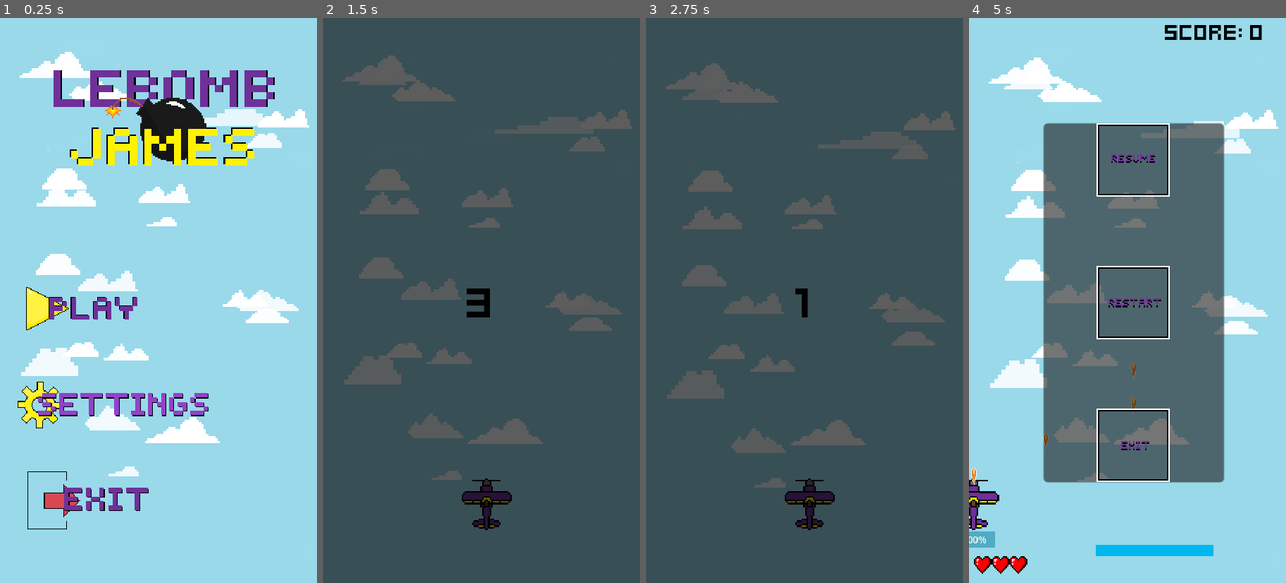
Above: before the commit, frames 1-4 (left to right).
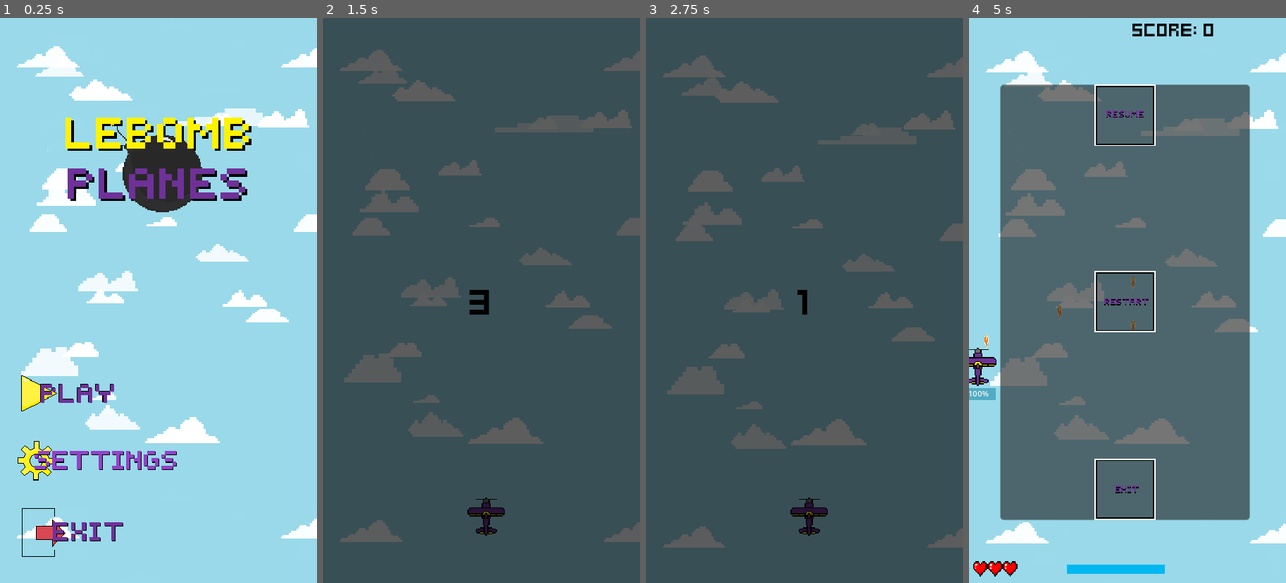
Above: after the commit, the same moments.

Repository: edmundyu2008/LeBombJames
Game: Godot game, scene res://UI/main_menu.tscn
Same seed, same stepped clock (60 frames per second), same inputs: the game is played once before the commit and once after it.
Inputs (mouse positions are in pixels of both pictures, inside the frame that each line leads up to; where the layout moved, square brackets give the same spot in the first picture):
- Up to frame 1 (0.25 s): no input
- Up to frame 2 (1.5 s): click (399, 396) [411, 311] at 0.5 s; tap Enter (ui_accept) at 1.25, 1.35 s; hold D (ui_right) from 1.28 s (still down)
- Up to frame 3 (2.75 s): tap Enter (ui_accept) at 1.52, 1.82, 2.1, 2.27, 2.57 s; release D (ui_right) at 2.03 s; hold S (ui_down, bound only after the commit) from 2.03 s (still down)
- Up to frame 4 (5 s): release S (ui_down, bound only after the commit) at 2.78 s; hold D (ui_right) 2.78-3.53 s; tap Enter (ui_accept) at 2.85, 3.6, 3.77, 4.07, 4.35, 4.52, 4.82 s; hold W (ui_up, bound only after the commit) 3.53-4.28 s; hold A (ui_left) from 4.28 s (still down); tap Escape (escape) at 4.9 s

The runs differ from the first frame. In frame 1, 17% of the frame differs, in the area x 5-100%, y 5-96%; in frame 2, 5.8%; in frame 3, 6.9%; in frame 4, 34%, in the area x 0-100%, y 1-99%.

Commit message:
aSsASasaSs

Diff:
--- a/EnergyCrystal.gd
+++ b/EnergyCrystal.gd
@@ -1,5 +1,16 @@
 extends Node2D
 
 @onready var visible_on_screen_notifier_2d: VisibleOnScreenNotifier2D = $VisibleOnScreenNotifier2D
-@onready var hurtbox_component = $HurtboxComponent
 @onready var stats_component = $StatsComponent
+
+
+
+func _ready() -> void:
+	visible_on_screen_notifier_2d.screen_exited.connect(queue_free)
+
+
+func _on_area_2d_area_entered(area):
+	if area.get_parent() is Player:
+		area.get_parent().energy += 1
+		area.get_parent().energy_bar.value = area.get_parent().energy
+		queue_free()
--- a/UI/Countdown.gd
+++ b/UI/Countdown.gd
@@ -9,6 +9,6 @@
 	await animation_player.animation_finished
 
 
-func _on_animation_player_animation_finished(anim_name):
+func _on_animation_player_animation_finished(_anim_name):
 
 	get_tree().change_scene_to_file("res://main.tscn")
--- a/UI/countdown.tscn
+++ b/UI/countdown.tscn
@@ -76,8 +76,8 @@
 script = ExtResource("1_uln5o")
 
 [node name="Sprite2D" type="Sprite2D" parent="."]
-position = Vector2(280, 829)
-scale = Vector2(1.332, 1.375)
+position = Vector2(335, 1019)
+scale = Vector2(1.2, 1.211)
 texture = ExtResource("3_5rcr4")
 
 [node name="AnimationPlayer" type="AnimationPlayer" parent="."]
@@ -101,8 +101,8 @@
 
 [node name="CenterContainer" type="CenterContainer" parent="CanvasLayer/Timer"]
 layout_mode = 0
-offset_right = 540.0
-offset_bottom = 960.0
+offset_right = 648.0
+offset_bottom = 1152.0
 
 [node name="TimerLabel" type="Label" parent="CanvasLayer/Timer/CenterContainer"]
 unique_name_in_owner = true
--- a/UI/main_menu.tscn
+++ b/UI/main_menu.tscn
@@ -5,7 +5,7 @@
 [ext_resource type="Texture2D" uid="uid://pa77bpkaarkn" path="res://UI/playbutton.png" id="3_8roxj"]
 [ext_resource type="Texture2D" uid="uid://ddgtu5kyq16oa" path="res://UI/settingsbutton.png" id="4_apg8w"]
 [ext_resource type="Texture2D" uid="uid://cm26q4q5ogdd7" path="res://UI/exitbutton.png" id="5_q6nuy"]
-[ext_resource type="Texture2D" uid="uid://bng3nmp8o1edw" path="res://UI/title.png" id="6_12fnd"]
+[ext_resource type="Texture2D" uid="uid://b7h5bf3e2bley" path="res://UI/titlenew.png" id="6_aqoow"]
 
 [node name="MainMenu" type="Control"]
 layout_mode = 3
@@ -22,10 +22,10 @@
 
 [node name="PlayButton" type="TextureButton" parent="."]
 layout_mode = 0
-offset_left = 41.0
-offset_top = 430.0
-offset_right = 191.0
-offset_bottom = 520.0
+offset_left = 40.0
+offset_top = 702.0
+offset_right = 190.0
+offset_bottom = 792.0
 scale = Vector2(1.5, 1.5)
 texture_normal = ExtResource("3_8roxj")
 
@@ -34,30 +34,30 @@
 anchors_preset = -1
 anchor_right = 0.056
 anchor_bottom = 0.103
-offset_left = 27.0
-offset_top = 591.0
-offset_right = 216.648
-offset_bottom = 582.017
+offset_left = 33.0
+offset_top = 836.0
+offset_right = 222.648
+offset_bottom = 827.017
 scale = Vector2(1.5, 1.5)
 texture_normal = ExtResource("4_apg8w")
 
 [node name="ExitButton" type="TextureButton" parent="."]
 layout_mode = 0
-offset_left = 33.0
-offset_top = 752.0
-offset_right = 253.0
-offset_bottom = 842.0
+offset_left = 31.0
+offset_top = 982.0
+offset_right = 251.0
+offset_bottom = 1072.0
 scale = Vector2(1.5, 1.5)
 texture_normal = ExtResource("5_q6nuy")
 
 [node name="Title" type="TextureRect" parent="."]
 layout_mode = 0
-offset_left = 86.0
-offset_top = 86.0
-offset_right = 240.0
-offset_bottom = 166.0
+offset_left = -8.99998
+offset_top = 126.0
+offset_right = 247.0
+offset_bottom = 270.0
 scale = Vector2(2.5, 2.5)
-texture = ExtResource("6_12fnd")
+texture = ExtResource("6_aqoow")
 
 [connection signal="pressed" from="PlayButton" to="." method="_on_texture_button_pressed"]
 [connection signal="pressed" from="Settings Button" to="." method="_on_settings_button_pressed"]
--- a/UI/pause_menu.tscn
+++ b/UI/pause_menu.tscn
@@ -19,10 +19,10 @@
 
 [node name="PanelContainer" type="PanelContainer" parent="."]
 layout_mode = 0
-offset_left = 127.0
-offset_top = 179.0
-offset_right = 250.0
-offset_bottom = 423.0
+offset_left = 64.0
+offset_top = 136.0
+offset_right = 268.0
+offset_bottom = 491.0
 scale = Vector2(2.5, 2.5)
 
 [node name="VBoxContainer" type="VBoxContainer" parent="PanelContainer"]
--- a/UI/sky_background.tscn
+++ b/UI/sky_background.tscn
@@ -10,28 +10,28 @@
 
 [node name="Background" type="ParallaxLayer" parent="."]
 unique_name_in_owner = true
-motion_mirroring = Vector2(2.08165e-12, 960)
+motion_mirroring = Vector2(2.08165e-12, 1152)
 
 [node name="Sky" type="TextureRect" parent="Background"]
-offset_right = 540.0
-offset_bottom = 960.0
+offset_right = 648.0
+offset_bottom = 1152.0
 texture = ExtResource("1_lwp4q")
 
 [node name="FarClouds" type="ParallaxLayer" parent="."]
 unique_name_in_owner = true
-motion_mirroring = Vector2(2.08165e-12, 960)
+motion_mirroring = Vector2(2.08165e-12, 1152)
 
 [node name="FarCloud" type="TextureRect" parent="FarClouds"]
-offset_right = 40.0
-offset_bottom = 40.0
+offset_right = 648.0
+offset_bottom = 1152.0
 texture = ExtResource("2_eeg6y")
 stretch_mode = 1
 
 [node name="CloseClouds" type="ParallaxLayer" parent="."]
 unique_name_in_owner = true
-motion_mirroring = Vector2(2.08165e-12, 960)
+motion_mirroring = Vector2(2.08165e-12, 1152)
 
 [node name="CloseCloud" type="TextureRect" parent="CloseClouds"]
-offset_right = 40.0
-offset_bottom = 40.0
+offset_right = 648.0
+offset_bottom = 1152.0
 texture = ExtResource("3_laon0")
--- a/components/border_bounce_component.gd
+++ b/components/border_bounce_component.gd
@@ -8,7 +8,7 @@
 var left_border = 0
 var right_border = ProjectSettings.get_setting("display/window/size/viewport_width")
 
-func _process(delta: float) -> void:
+func _process(_delta: float) -> void:
 	if actor.global_position.x < left_border + margin:
 		actor.global_position.x = left_border + margin
 		move_component.velocity = move_component.velocity.bounce(Vector2.RIGHT)
--- a/components/destroyed_component.gd
+++ b/components/destroyed_component.gd
@@ -7,4 +7,5 @@
 	stats_component.no_health.connect(destroy)
 
 func destroy() -> void:
+	actor.drop_crystal()
 	actor.queue_free()
--- a/components/move_input_component.gd
+++ b/components/move_input_component.gd
@@ -5,6 +5,6 @@
 @export var move_stats: MoveStats
 @export var move_component: MoveComponent
 
-func _input(event: InputEvent) -> void:
-	var input_axis = Input.get_axis("ui_left", "ui_right")
-	move_component.velocity = Vector2(input_axis * move_stats.speed, 0)
+func _input(_event: InputEvent) -> void:
+	var input_direction = Vector2(Input.get_axis("ui_left", "ui_right"), Input.get_axis("ui_up", "ui_down"))
+	move_component.velocity = input_direction * move_stats.speed
--- a/components/player_destroyed_component.gd
+++ b/components/player_destroyed_component.gd
@@ -7,6 +7,5 @@
 func _ready() -> void:
 	player_health_component.no_player_health.connect(destroy)
 	player_energy_component.no_player_energy.connect(destroy)
-
 func destroy() -> void:
 	actor.queue_free()
--- a/components/position_clamp_component.gd
+++ b/components/position_clamp_component.gd
@@ -8,6 +8,9 @@
 
 var left_border = 0
 var right_border = ProjectSettings.get_setting("display/window/size/viewport_width")
+var top_border = 0
+var bottom_border = ProjectSettings.get_setting("display/window/size/viewport_height")
 
-func _process(delta: float) -> void:
+func _process(_delta: float) -> void:
 	actor.global_position.x = clamp(actor.global_position.x, left_border+margin, right_border-margin)
+	actor.global_position.y = clamp(actor.global_position.y, top_border+margin, bottom_border-margin)
--- a/main.tscn
+++ b/main.tscn
@@ -31,10 +31,10 @@
 anchors_preset = 2
 anchor_top = 1.0
 anchor_bottom = 1.0
-offset_left = 8.00005
-offset_top = 914.0
+offset_left = 8.0
+offset_top = 1108.0
 offset_right = 262.0
-offset_bottom = 1168.0
+offset_bottom = 1362.0
 grow_vertical = 0
 scale = Vector2(0.12, 0.12)
 texture = ExtResource("9_6brik")
@@ -45,18 +45,17 @@
 anchors_preset = 2
 anchor_top = 1.0
 anchor_bottom = 1.0
-offset_left = 216.0
-offset_top = 895.0
-offset_right = 236.0
-offset_bottom = 915.0
+offset_left = 200.0
+offset_top = 1114.0
+offset_right = 220.0
+offset_bottom = 1134.0
 grow_vertical = 0
 texture = ExtResource("6_t1jd2")
 expand_mode = 1
 stretch_mode = 1
 
 [node name="Plane" parent="." instance=ExtResource("2_31cqr")]
-z_index = 0
-position = Vector2(280, 829)
+position = Vector2(335, 1019)
 
 [node name="OppGenerator" parent="." instance=ExtResource("3_jg6w0")]
 
--- a/opps/enemydallas.gd
+++ b/opps/enemydallas.gd
@@ -15,7 +15,6 @@
 
 
 func _ready() -> void:
-	crystal_spawner_timer.timeout.connect(drop_crystal)
 	stats_component.no_health.connect(func():
 		score_component.adjust_score()
 	)
--- a/opps/energy_crystal.tscn
+++ b/opps/energy_crystal.tscn
@@ -1,13 +1,12 @@
-[gd_scene load_steps=7 format=3 uid="uid://b2b1jlkrxyfrt"]
+[gd_scene load_steps=6 format=3 uid="uid://b2b1jlkrxyfrt"]
 
 [ext_resource type="Script" path="res://EnergyCrystal.gd" id="1_cw5uu"]
 [ext_resource type="Script" path="res://components/move_component.gd" id="2_e1vad"]
 [ext_resource type="Texture2D" uid="uid://chbdtjxj6cxg7" path="res://energy_bar.png" id="3_bvwku"]
-[ext_resource type="Script" path="res://components/hurtbox_component.gd" id="4_lej27"]
 [ext_resource type="Script" path="res://components/stats_component.gd" id="5_qes75"]
 
-[sub_resource type="RectangleShape2D" id="RectangleShape2D_f1dwp"]
-size = Vector2(18, 16)
+[sub_resource type="RectangleShape2D" id="RectangleShape2D_45x34"]
+size = Vector2(18, 17)
 
 [node name="EnergyCrystal" type="Node2D"]
 script = ExtResource("1_cw5uu")
@@ -24,14 +23,15 @@
 texture = ExtResource("3_bvwku")
 
 [node name="VisibleOnScreenNotifier2D" type="VisibleOnScreenNotifier2D" parent="."]
-position = Vector2(1.19209e-07, 0)
+position = Vector2(6.77626e-21, 0)
 scale = Vector2(0.85, 0.8)
-
-[node name="HurtboxComponent" type="Area2D" parent="."]
-script = ExtResource("4_lej27")
-
-[node name="CollisionShape2D" type="CollisionShape2D" parent="HurtboxComponent"]
-shape = SubResource("RectangleShape2D_f1dwp")
 
 [node name="StatsComponent" type="Node" parent="."]
 script = ExtResource("5_qes75")
+
+[node name="Area2D" type="Area2D" parent="."]
+
+[node name="CollisionShape2D" type="CollisionShape2D" parent="Area2D"]
+shape = SubResource("RectangleShape2D_45x34")
+
+[connection signal="area_entered" from="Area2D" to="." method="_on_area_2d_area_entered"]
--- a/opps/energy_crystal_1.gd
+++ b/opps/energy_crystal_1.gd
@@ -9,16 +9,7 @@
 
 
 
-
-
-
-
-
-
-
-func _on_body_entered(_body):
-	self.queue_free()
-
-
-func _on_body_exited(body):
-	self.queue_free()
+func _on_area_2d_area_entered(area):
+	if area.get_parent() is Player:
+		area.get_parent().gain_energy(1)
+		queue_free()
--- a/opps/energy_crystal_1.tscn
+++ b/opps/energy_crystal_1.tscn
@@ -29,6 +29,3 @@
 script = ExtResource("3_g2dy5")
 actor = NodePath("..")
 velocity = Vector2(2.08165e-12, 200)
-
-[connection signal="body_entered" from="." to="." method="_on_body_entered"]
-[connection signal="body_exited" from="." to="." method="_on_body_exited"]
--- a/opps/opps_dallas.gd
+++ b/opps/opps_dallas.gd
@@ -14,7 +14,6 @@
 
 
 func _ready() -> void:
-	crystal_spawner_timer.timeout.connect(drop_crystal)
 	stats_component.no_health.connect(func():
 		score_component.adjust_score()
 	)
--- a/opps/opps_dallas.tscn
+++ b/opps/opps_dallas.tscn
@@ -10,7 +10,7 @@
 [ext_resource type="Resource" uid="uid://crfoy43it46ev" path="res://game_stats.tres" id="8_32ne8"]
 [ext_resource type="Script" path="res://components/destroyed_component.gd" id="9_vlnly"]
 [ext_resource type="Script" path="res://components/spawner_component.gd" id="10_n5lvg"]
-[ext_resource type="PackedScene" uid="uid://dpxouhopf8mgq" path="res://opps/energy_crystal_1.tscn" id="11_20yor"]
+[ext_resource type="PackedScene" uid="uid://b2b1jlkrxyfrt" path="res://opps/energy_crystal.tscn" id="11_1cujp"]
 
 [node name="OppsDallas" type="Node2D"]
 script = ExtResource("1_6l156")
@@ -57,4 +57,4 @@
 
 [node name="CrystalSpawner" type="Node2D" parent="."]
 script = ExtResource("10_n5lvg")
-scene = ExtResource("11_20yor")
+scene = ExtResource("11_1cujp")
--- a/player_plane/plane.gd
+++ b/player_plane/plane.gd
@@ -1,4 +1,5 @@
 extends Node2D
+class_name Player
 
 @onready var muzzle: Marker2D = $Muzzle
 @onready var spawner_component: SpawnerComponent = $SpawnerComponent as SpawnerComponent
@@ -14,10 +15,12 @@
 @onready var energy_bar = $EnergyBar
 
 
-@export var energy = 10
+@export var energy = 0
+var max_energy = 10
+
 
 func _ready():
-
+	energy = max_energy
 	energy_bar.value = energy
 
 	fire_rate_timer.timeout.connect(fire_lasers)
@@ -28,9 +31,16 @@
 		pass
 )
 	energy_timer.timeout.connect(func():
-		energy -= 1
+		lose_energy(1)
 		energy_bar.value = energy
 )
 
+
 func fire_lasers() -> void:
 	spawner_component.spawn(muzzle.global_position)
+
+func lose_energy(energy_amount : int):
+	energy -= energy_amount
+	energy_bar.value = energy
+	if energy <= 0:
+		player_destroyed_component.destroy()
--- a/player_plane/plane.tscn
+++ b/player_plane/plane.tscn
@@ -60,8 +60,8 @@
 game_stats = ExtResource("14_imwu1")
 
 [node name="AnimatedSprite2D" type="AnimatedSprite2D" parent="."]
-position = Vector2(1, 4.76837e-07)
-scale = Vector2(1.3625, 1.375)
+position = Vector2(1, 3)
+scale = Vector2(1.2, 1.211)
 sprite_frames = SubResource("SpriteFrames_87lq6")
 
 [node name="MoveComponent" type="Node" parent="." node_paths=PackedStringArray("actor")]
@@ -86,7 +86,7 @@
 position = Vector2(0, -48)
 
 [node name="EnergyTimer" type="Timer" parent="."]
-wait_time = 1.5
+wait_time = 2.0
 autostart = true
 
 [node name="FireRateTimer" type="Timer" parent="."]
@@ -98,9 +98,9 @@
 script = ExtResource("10_l1c4b")
 
 [node name="CollisionPolygon2D" type="CollisionPolygon2D" parent="HurtboxComponent"]
-position = Vector2(-0.0361948, -2.48132)
-scale = Vector2(0.927632, 0.962644)
-polygon = PackedVector2Array(-42, -24, -12, -24, -12, -34, -9, -34, -9, -43, 8, -43, 8, -34, 11, -34, 11, -25, 42, -25, 47, -19, 47, -7, 41, -2, 12, -2, 12, 5, 9, 5, 9, 20, 5, 20, 5, 26, 15, 26, 15, 29, 23, 29, 23, 32, 26, 32, 26, 38, 23, 38, 23, 41, 15, 41, 15, 44, -16, 44, -16, 41, -24, 41, -24, 38, -27, 38, -27, 32, -24, 32, -24, 29, -15, 29, -15, 26, -6, 26, -6, 20, -10, 20, -10, 5, -13, 5, -13, -1, -42, -1, -48, -7, -48, -19)
+position = Vector2(0, 1)
+scale = Vector2(0.7, 0.726)
+polygon = PackedVector2Array(-42, -24, -12, -24, -12, -34, -8.57143, -34.4353, -8.57143, -45.4545, 8.57143, -45.4545, 8.57143, -34.4353, 11, -34, 11, -25, 42, -25, 52.8571, -17.9063, 52.8571, -8.26446, 41, -2, 12, -2, 12, 5, 9, 5, 9, 20, 5.71429, 20.6612, 5.71429, 26.1708, 5.71429, 31.6804, 14.2857, 31.6804, 14.2857, 35.8127, 24.2857, 35.8127, 24.2857, 38.5675, 24.2857, 45.4545, 15.7143, 45.4545, 15.7143, 49.5868, -15.7143, 49.5868, -17.1429, 45.4545, -25.7143, 45.4545, -25.7143, 38.5675, -25.7143, 35.8127, -14.2857, 35.8127, -14.2857, 31.6804, -5.71429, 31.6804, -5.71429, 26.1708, -5.71429, 20.6612, -10, 20, -10, 5, -13, 5, -13, -1, -42, -1, -51.4286, -6.88705, -51.4286, -17.9063)
 
 [node name="PlayerHurtComponent" type="Node" parent="." node_paths=PackedStringArray("player_health_component", "hurtbox_component")]
 script = ExtResource("12_ledul")
@@ -111,8 +111,7 @@
 offset_left = -36.0
 offset_top = 44.0
 offset_right = 37.0
-offset_bottom = 71.0
+offset_bottom = 51.0
 theme_override_styles/background = SubResource("StyleBoxFlat_cgnu0")
 theme_override_styles/fill = SubResource("StyleBoxFlat_ux4b1")
 max_value = 10.0
-value = 5.0
--- a/project.godot
+++ b/project.godot
@@ -21,8 +21,10 @@
 
 [display]
 
-window/size/viewport_width=540
-window/size/viewport_height=960
+window/size/viewport_width=648
+window/size/viewport_height=1152
+window/size/mode=3
+window/size/resizable=false
 window/size/borderless=true
 window/size/window_width_override=540
 window/size/window_height_override=960
@@ -51,6 +53,20 @@
 , Object(InputEventJoypadMotion,"resource_local_to_scene":false,"resource_name":"","device":0,"axis":0,"axis_value":1.0,"script":null)
 ]
 }
+ui_up={
+"deadzone": 0.5,
+"events": [Object(InputEventKey,"resource_local_to_scene":false,"resource_name":"","device":-1,"window_id":0,"alt_pressed":false,"shift_pressed":false,"ctrl_pressed":false,"meta_pressed":false,"pressed":false,"keycode":87,"physical_keycode":0,"key_label":0,"unicode":119,"echo":false,"script":null)
+, Object(InputEventJoypadButton,"resource_local_to_scene":false,"resource_name":"","device":0,"button_index":11,"pressure":0.0,"pressed":false,"script":null)
+, Object(InputEventJoypadMotion,"resource_local_to_scene":false,"resource_name":"","device":0,"axis":1,"axis_value":-1.0,"script":null)
+]
+}
+ui_down={
+"deadzone": 0.5,
+"events": [Object(InputEventKey,"resource_local_to_scene":false,"resource_name":"","device":-1,"window_id":0,"alt_pressed":false,"shift_pressed":false,"ctrl_pressed":false,"meta_pressed":false,"pressed":false,"keycode":83,"physical_keycode":0,"key_label":0,"unicode":115,"echo":false,"script":null)
+, Object(InputEventJoypadButton,"resource_local_to_scene":false,"resource_name":"","device":0,"button_index":12,"pressure":0.0,"pressed":false,"script":null)
+, Object(InputEventJoypadMotion,"resource_local_to_scene":false,"resource_name":"","device":0,"axis":1,"axis_value":1.0,"script":null)
+]
+}
 escape={
 "deadzone": 0.5,
 "events": [Object(InputEventKey,"resource_local_to_scene":false,"resource_name":"","device":0,"window_id":0,"alt_presse …(181 unchanged characters)…
Binary file added: UI/titlenew.png
Not shown, added: UI/titlenew.png.import
